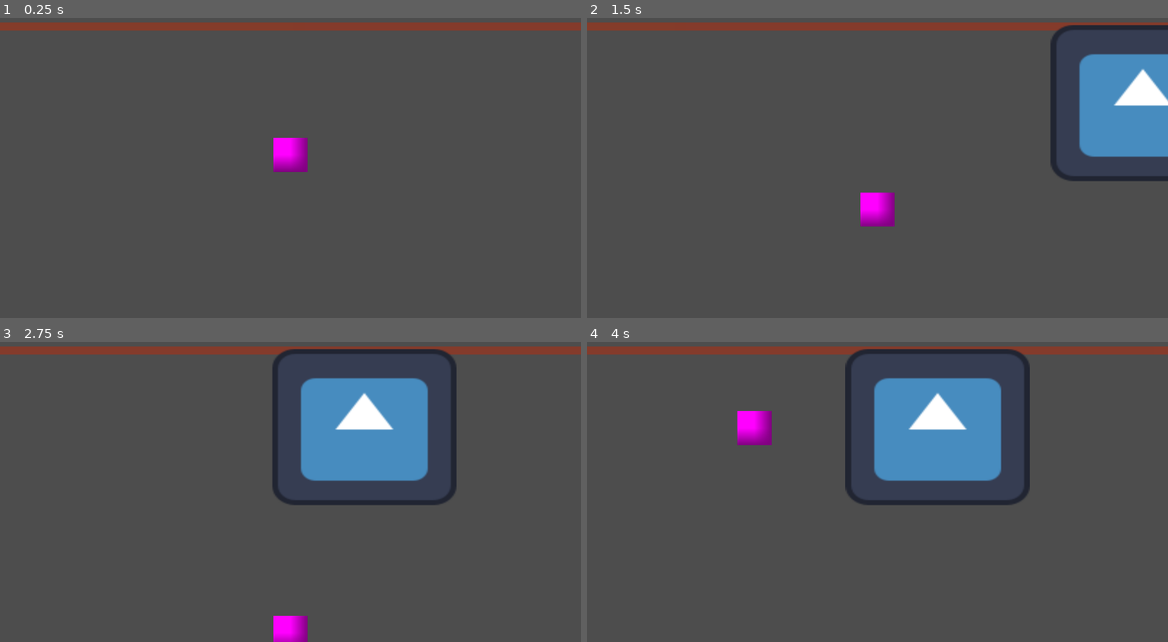
Above: before the commit, frames 1-4 (two rows, left to right).
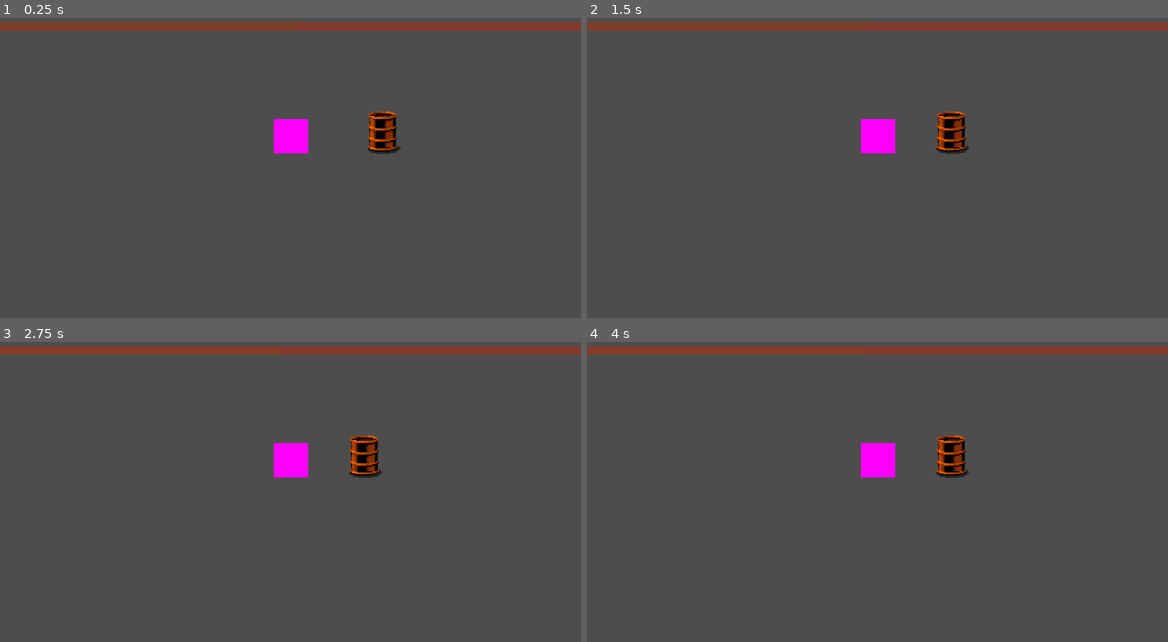
Above: after the commit, the same moments.

Repository: harshborkar/beatemupBrackeys
Game: Godot game, scene res://Scenes/Main.tscn
Same seed, same stepped clock (60 frames per second), same inputs: the game is played once before the commit and once after it. The engine's default icon, where the game draws it, is replaced by a stand-in: a white triangle on a blue panel in a dark square.
Inputs (mouse positions are in pixels of both pictures, inside the frame that each line leads up to):
- Up to frame 1 (0.25 s): no input
- Up to frame 2 (1.5 s): tap Enter at 0.5 s; move the mouse to (1005, 138) at 0.52 s; hold D (Right) 0.53-1.28 s; click (1005, 138) at 0.6 s; move the mouse to (761, 171) at 1.27 s; hold S (Down) from 1.28 s (still down); click (761, 171) at 1.35 s
- Up to frame 3 (2.75 s): move the mouse to (348, 408) at 2.02 s; release S (Down) at 2.03 s; hold D (Right) from 2.03 s (still down); click (348, 408) at 2.1 s
- Up to frame 4 (4 s): move the mouse to (848, 543) at 2.77 s; release D (Right) at 2.78 s; hold W (Up) 2.78-3.53 s; click (848, 543) at 2.85 s; move the mouse to (1051, 528) at 3.52 s; hold A (Left) from 3.53 s (still down); click (1051, 528) at 3.6 s

The runs differ from the first frame. In frame 1, 1.5% of the frame differs, in the area x 47-69%, y 31-52%; in frame 2, 8.6%; in frame 3, 11%; in frame 4, 11%, in the area x 25-77%, y 2-55%.

Commit message:
Add Barrel scene and improve scene structure
Added a new Barrel scene with associated assets and integrated it into the main scene under a new Actors node. Updated Player and Barrel collision layers and masks, improved Player.tscn structure, and refactored main.gd to support the new node hierarchy. Enhanced player.gd with attack state logic and utility functions. Updated project.godot with named physics layers and rendering settings.

Diff:
--- /dev/null
+++ b/Scenes/Barrel.tscn
@@ -0,0 +1,20 @@
+[gd_scene load_steps=3 format=3 uid="uid://bwsrbpnfqffvu"]
+
+[ext_resource type="Texture2D" uid="uid://ibus4qfe5gtg" path="res://Assets/barrel.png" id="1_3w4xy"]
+
+[sub_resource type="CapsuleShape2D" id="CapsuleShape2D_m5w3l"]
+radius = 6.0
+height = 28.0
+
+[node name="StaticBody2D" type="StaticBody2D"]
+collision_layer = 8
+
+[node name="Barrel" type="Sprite2D" parent="."]
+texture = ExtResource("1_3w4xy")
+offset = Vector2(0, -24)
+hframes = 2
+
+[node name="CollisionShape2D" type="CollisionShape2D" parent="."]
+position = Vector2(0, -7)
+rotation = 1.5708
+shape = SubResource("CapsuleShape2D_m5w3l")
--- a/Scenes/Main.tscn
+++ b/Scenes/Main.tscn
@@ -1,8 +1,9 @@
-[gd_scene load_steps=9 format=3 uid="uid://bm1k3eyim1de0"]
+[gd_scene load_steps=10 format=3 uid="uid://bm1k3eyim1de0"]
 
 [ext_resource type="Texture2D" uid="uid://dijcwln88i27f" path="res://icon.svg" id="1_idj7w"]
 [ext_resource type="Script" uid="uid://c5an5wobf220v" path="res://Scripts/main.gd" id="1_kln2b"]
 [ext_resource type="PackedScene" uid="uid://towt06ummgi3" path="res://Scenes/Player.tscn" id="1_r150o"]
+[ext_resource type="PackedScene" uid="uid://bwsrbpnfqffvu" path="res://Scenes/Barrel.tscn" id="4_rgh2o"]
 
 [sub_resource type="WorldBoundaryShape2D" id="WorldBoundaryShape2D_c1w88"]
 normal = Vector2(-0.0212718, 0.999774)
@@ -21,10 +22,13 @@
 size = Vector2(20, 119)
 
 [node name="World" type="Node2D"]
+y_sort_enabled = true
 script = ExtResource("1_kln2b")
 
 [node name="StaticBody2D" type="StaticBody2D" parent="."]
 position = Vector2(2, -47)
+collision_layer = 2
+collision_mask = 5
 
 [node name="CollisionShape2D" type="CollisionShape2D" parent="StaticBody2D"]
 position = Vector2(-2, 0)
@@ -42,6 +46,8 @@
 
 [node name="StaticBody2D2" type="StaticBody2D" parent="."]
 position = Vector2(2, -47)
+collision_layer = 2
+collision_mask = 5
 
 [node name="CollisionShape2D" type="CollisionShape2D" parent="StaticBody2D2"]
 position = Vector2(-2, 118)
@@ -60,8 +66,6 @@
 scale = Vector2(0.5266, 0.446459)
 texture = ExtResource("1_idj7w")
 
-[node name="Player" parent="." instance=ExtResource("1_r150o")]
-
 [node name="Camera2D" type="Camera2D" parent="."]
 zoom = Vector2(5.425, 5.425)
 
@@ -71,3 +75,14 @@
 position = Vector2(-98, 5.5)
 shape = SubResource("RectangleShape2D_kln2b")
 debug_color = Color(0.835294, 0, 0, 0.419608)
+
+[node name="Actors" type="Node2D" parent="."]
+y_sort_enabled = true
+
+[node name="Player" parent="Actors" instance=ExtResource("1_r150o")]
+collision_layer = 2
+
+[node name="Barrel" parent="Actors" instance=ExtResource("4_rgh2o")]
+position = Vector2(34, 0)
+scale = Vector2(0.40625, 0.40625)
+collision_mask = 0
--- a/Scenes/Player.tscn
+++ b/Scenes/Player.tscn
@@ -2,17 +2,23 @@
 
 [ext_resource type="Script" uid="uid://8utnw8xm88t3" path="res://Scripts/player.gd" id="1_rpqav"]
 
-[sub_resource type="CapsuleShape2D" id="CapsuleShape2D_qbkls"]
-
 [sub_resource type="PlaceholderTexture2D" id="PlaceholderTexture2D_qbkls"]
 
+[sub_resource type="CapsuleShape2D" id="CapsuleShape2D_qbkls"]
+radius = 3.0
+height = 14.0
+
 [node name="Player" type="CharacterBody2D"]
+collision_mask = 10
 script = ExtResource("1_rpqav")
 
-[node name="CollisionShape2D" type="CollisionShape2D" parent="."]
-shape = SubResource("CapsuleShape2D_qbkls")
-
 [node name="Sprite2D" type="Sprite2D" parent="."]
-position = Vector2(-4.76837e-07, 4.76837e-07)
+position = Vector2(0.25, -7.75)
 scale = Vector2(12.5, 12.5)
 texture = SubResource("PlaceholderTexture2D_qbkls")
+offset = Vector2(0, 0.0800002)
+
+[node name="CollisionShape2D" type="CollisionShape2D" parent="."]
+position = Vector2(0, -3)
+rotation = 1.5708
+shape = SubResource("CapsuleShape2D_qbkls")
--- a/Scripts/main.gd
+++ b/Scripts/main.gd
@@ -1,15 +1,15 @@
 extends Node2D
-@onready var player: CharacterBody2D = $Player
+@onready var player: CharacterBody2D = $Actors/Player
+
 
 @onready var camera_2d: Camera2D = $Camera2D
 
 
 # Called when the node enters the scene tree for the first time.
-func _ready() -> void:
-	pass # Replace with function body.
+
 
 
 # Called every frame. 'delta' is the elapsed time since the previous frame.
 func _process(_delta: float) -> void:
-	if player.global_position.x >camera_2d.global_position.x:
-		camera_2d.global_position.x = player.global_position.x
+	if player.position.x > camera_2d.position.x:
+		camera_2d.position.x = player.position.x
--- a/Scripts/player.gd
+++ b/Scripts/player.gd
@@ -15,20 +15,42 @@
 	move_and_slide()
 
 func handle_input()->void:
+
 	var direction:=Input.get_vector("Left", "Right","Up", "Down" )
 	velocity = direction*SPEED
 
+	if can_attack() and Input.is_action_just_pressed("Attack"):
+		state= STATE.ATTACK
+		#""""""""""""""animation logic""""""""""
+		handle_animations()
+
 func handle_movement()->void:
-	if velocity.length() == 0:
-		state = STATE.IDLE
+	if can_move():
+		if velocity.length() == 0:
+			state = STATE.IDLE
+		else:
+			state = STATE.WALK
 	else:
-		state = STATE.WALK
+		velocity = Vector2.ZERO
 
 func handle_animations()->void:
 	if state==STATE.IDLE:
 		pass
-	if state==STATE.WALK:
+	elif state==STATE.WALK:
 		pass
+	elif state==STATE.ATTACK:
+		pass
+
+func can_move()->bool:
+	return state==STATE.IDLE or state == STATE.WALK
+
+func can_attack()->bool:
+	return state == STATE.IDLE or state==STATE.WALK
+
+
 
 func handle_flip():
 	pass
+
+func on_action_completed()->void:
+	state=STATE.IDLE
--- a/project.godot
+++ b/project.godot
@@ -43,7 +43,15 @@
 ]
 }
 
+[layer_names]
+
+2d_physics/layer_1="Player"
+2d_physics/layer_2="World"
+2d_physics/layer_3="Enemies"
+2d_physics/layer_4="Destructibles"
+
 [rendering]
 
+textures/canvas_textures/default_texture_filter=0
 renderer/rendering_method="gl_compatibility"
 renderer/rendering_method.mobile="gl_compatibility"
Binary file added: Assets/barrel.png
Not shown, added: Assets/barrel.png.import
Not shown, changed: README.md
